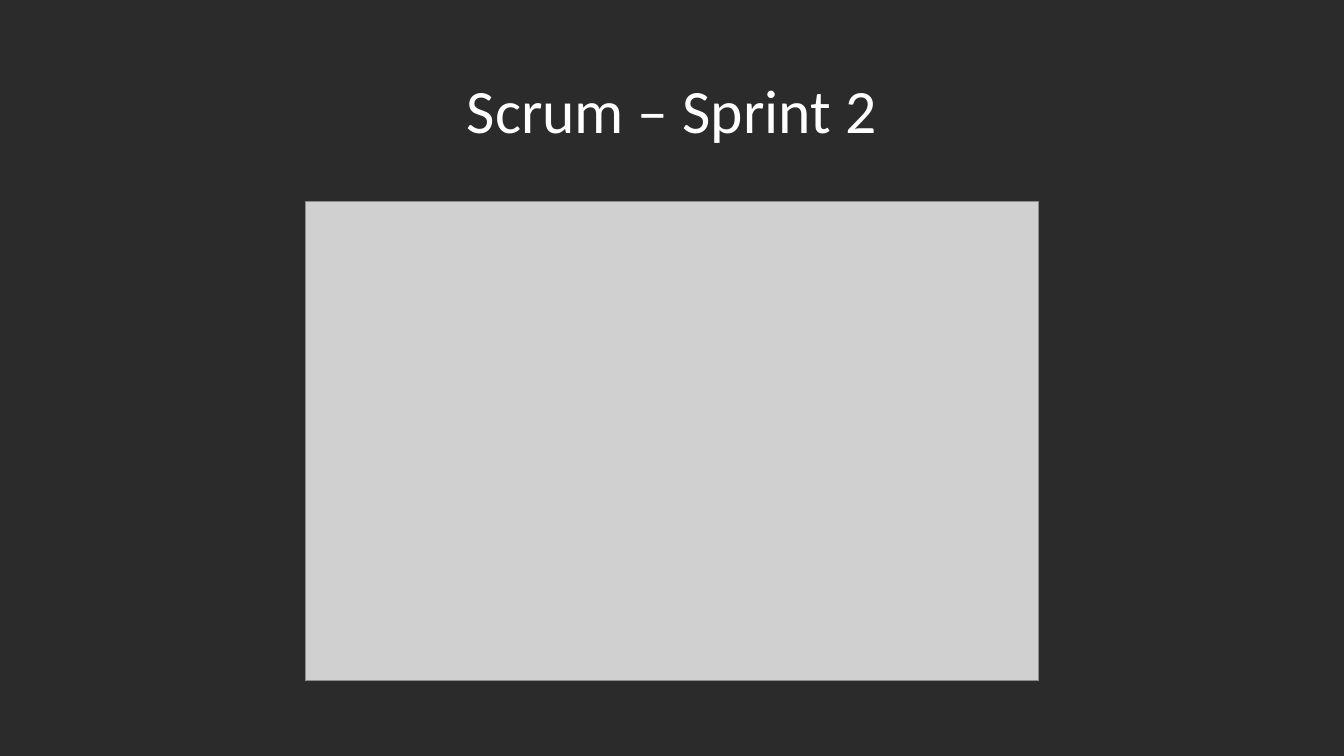
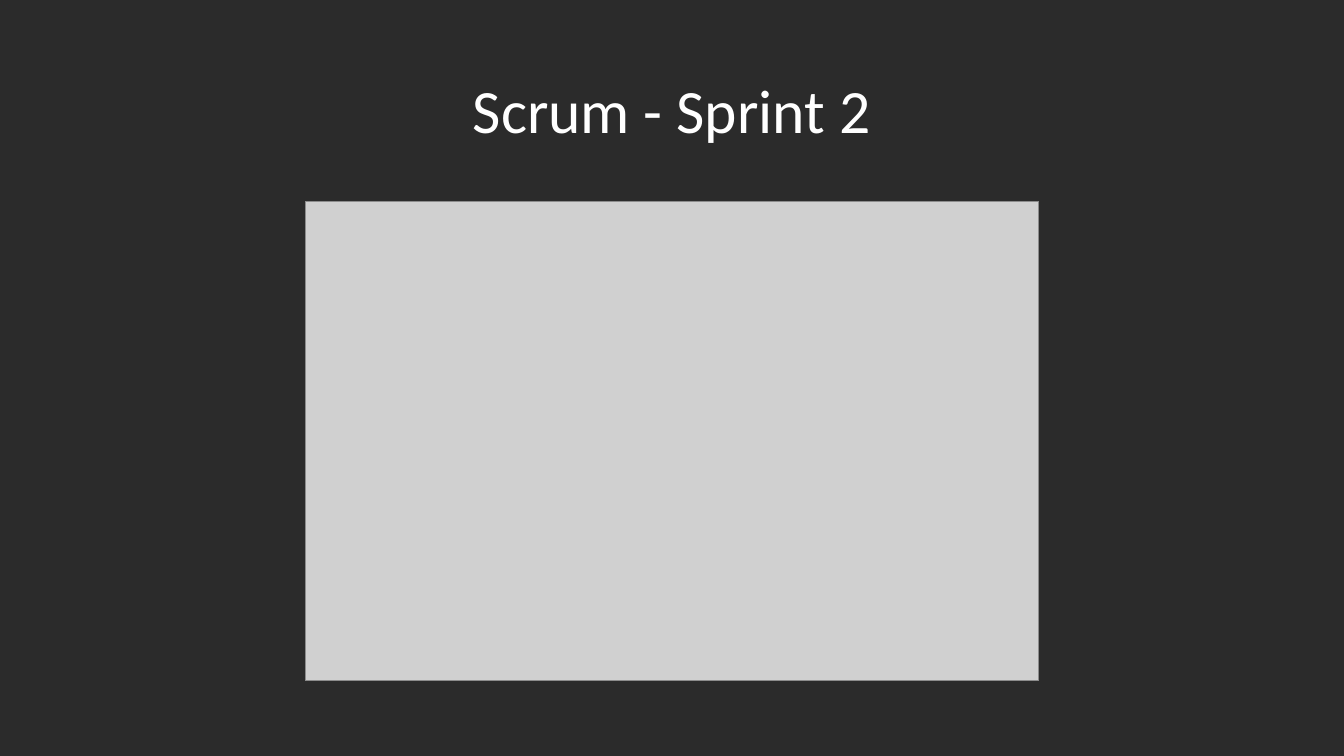
Before and after one commit to segidev/htwg.se.awol, a slide deck: slide 5 of Projektpräsentation SE.pptx. Drawn at 1344x756 pixels with LibreOffice and Linux fonts; fonts in the diff are those of the drawing; grey boxes stand for pictures; background and template pictures are left out; a plain dark background stands for a picture behind light text. Boxes give left, top, right and bottom in pixels: in the first picture for what was removed or moved away, otherwise in the second. Text is boxed around its words. In the diff, an @@ line names an element or a change of style, - is before the commit and + after.

```diff
--- a/Projektpräsentation SE.pptx
+++ b/Projektpräsentation SE.pptx
@@ title at bbox=[473, 90, 870, 143]: text changed @@
-Scrum – Sprint 2
+Scrum - Sprint 2
```
Also in this commit, not shown: 9 other slides changed, 3 slides added, 3 slides removed.
